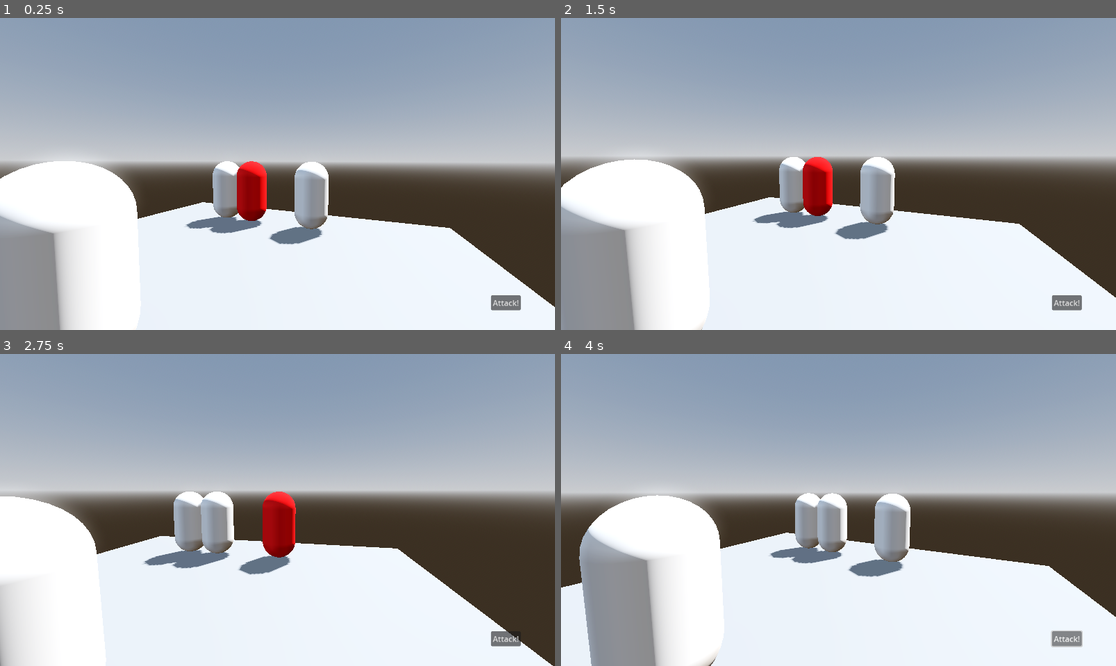
Above: before the commit, frames 1-4 (two rows, left to right).
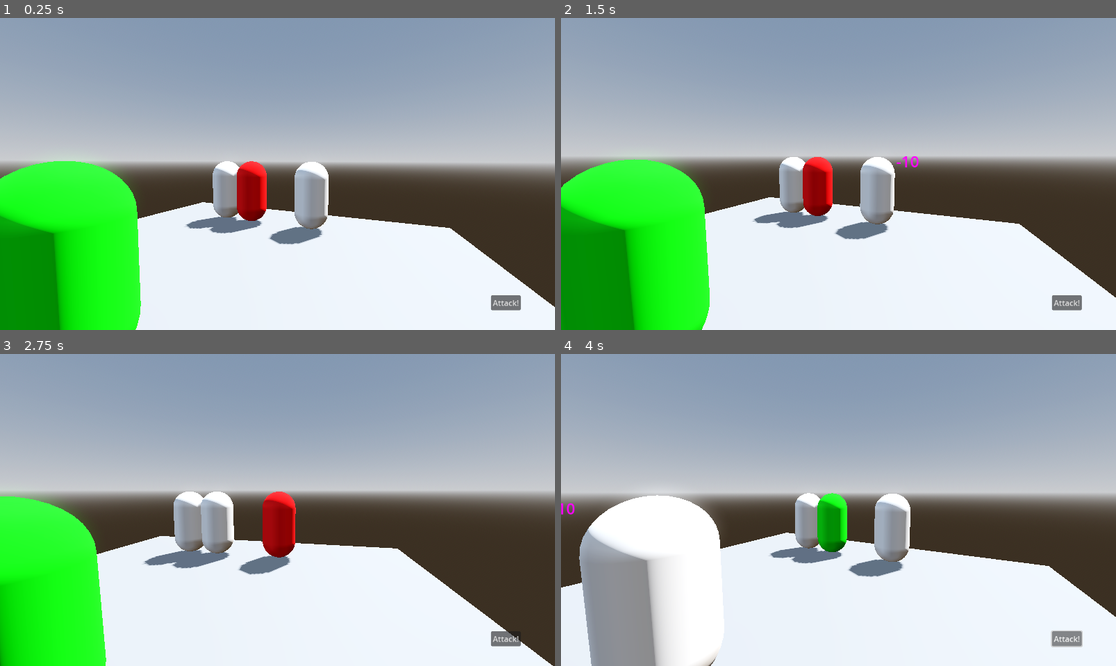
Above: after the commit, the same moments.

Repository: blazetbd/turnbaseddemo
Game: Godot game, scene res://world.tscn
Same seed, same stepped clock (60 frames per second), same inputs: the game is played once before the commit and once after it.
Inputs:
- Up to frame 1 (0.25 s): no input
- Up to frame 2 (1.5 s): hold D (right) 0.53-1.28 s; hold Space (confirm) 0.53-1.28 s; hold A (left) from 1.28 s (still down); tap Space (confirm) at 1.35 s
- Up to frame 3 (2.75 s): release A (left) at 2.03 s; hold D (right) from 2.03 s (still down); hold Space (confirm) from 2.03 s (still down)
- Up to frame 4 (4 s): release Space (confirm) at 2.78 s; tap Space (confirm) at 2.85 s; release D (right) at 3.5 s; click "Attack!" at 3.5 s

The runs differ from the first frame. In frame 1, 13% of the frame differs, in the area x 0-26%, y 45-100%; in frame 2, 14%, in the area x 0-65%, y 44-100%; in frame 3, 9.3%; in frame 4, 0.9%.

Commit message:
Add damage numbers

Diff:
--- a/turnbaseddemo/battle_template/battle_template.gd
+++ b/turnbaseddemo/battle_template/battle_template.gd
@@ -9,6 +9,7 @@
 var current_target_index: int = 0
 var current_target: Node3D = null
 var previous_target: Node3D = null
+var previous_unit: Node3D = null
 
 var attacking: bool = false
 
@@ -67,31 +68,37 @@
 
 
 func next_turn():
-	print("Next turn")
+	print("[DEBUG] Next turn")
 	if turn_queue.is_empty():
 		turn_queue = get_unit_order()
 
+	reset_all_unit_colors()
+
 	var camera_rig = $CameraRig
-	print("Queue: " + str(turn_queue))
+	print("[DEBUG] Queue: " + str(turn_queue))
 	current_unit = turn_queue.pop_front()
 	current_unit.take_turn()
 
 	if current_unit.team == "enemy":
 		toggle_color(previous_target, Color.WHITE)
+		toggle_color(current_unit, Color.GREEN)
+
 		camera_rig.target_to_look_at = current_unit
 		await attack(party[0])
 		end_current_turn()
 	else:
-		print("Player turn!")
+		print("[DEBUG] Player turn!")
 		camera_rig.global_position = current_unit.global_position
 		camera_rig.global_position.y += 2
 		camera_rig.global_position.x += 2
 		camera_rig.target_to_look_at = current_target
 		toggle_color(current_target, Color.RED)
+		toggle_color(current_unit, Color.GREEN)
 		previous_target = current_target
+		previous_unit = current_unit
 
 func end_current_turn():
-	print("End turn")
+	print("[DEBUG] End turn")
 	current_unit.end_turn()
 	next_turn()
 
@@ -99,7 +106,7 @@
 func get_unit_order():
 	var all_units = get_tree().get_nodes_in_group("characters")
 	all_units.sort_custom(func(a,b): return a.speed > b.speed)
-	print(all_units)
+	print("[DEBUG] " +  str(all_units))
 	return all_units
 
 
@@ -113,7 +120,7 @@
 	current_target_index = (current_target_index + direction) % enemies.size()
 	current_target = enemies[current_target_index]
 	toggle_color(current_target, Color.RED)
-	print(current_target)
+	print("[DEBUG] " + str(current_target))
 
 	var camera_rig = $CameraRig
 	camera_rig.target_to_look_at = current_target
@@ -130,7 +137,26 @@
 
 func attack(target) -> void:
 	attacking = true
+	show_damage_number(current_unit.attack, target.global_position + Vector3.UP * 2)
 	target.health -= current_unit.attack
 	print(target.team + ": " + str(target.health))
 	await get_tree().create_timer(3).timeout
 	attacking = false
+
+
+func show_damage_number(damage: int, world_position: Vector3):
+	var scene = load("res://ui/damage_number.tscn")
+	var num = scene.instantiate()
+
+	var camera := get_viewport().get_camera_3d()
+	var screen_pos = camera.unproject_position(world_position)
+
+	var ui := $Ui/DamageLayer  # or wherever you store the damage numbers
+	ui.add_child(num)
+	num.start(damage, screen_pos)
+
+
+func reset_all_unit_colors():
+	var all_units = get_tree().get_nodes_in_group("characters")
+	for unit in all_units:
+		toggle_color(unit, Color.WHITE)
--- a/turnbaseddemo/battle_template/battle_template.tscn
+++ b/turnbaseddemo/battle_template/battle_template.tscn
@@ -44,4 +44,6 @@
 
 [node name="Camera3D" type="Camera3D" parent="CameraRig/SpringArm3D"]
 
-[node name="Ui" parent="CameraRig/SpringArm3D/Camera3D" instance=ExtResource("3_1krds")]
+[node name="Ui" parent="." instance=ExtResource("3_1krds")]
+
+[editable path="Ui"]
--- /dev/null
+++ b/turnbaseddemo/ui/damage_number.gd
@@ -0,0 +1,29 @@
+extends Control
+
+@onready var label = $Label
+@export var speed = 50.0
+@export var duration = 1.0
+
+var direction: Vector2 = Vector2.ZERO
+var is_done := false
+
+func _ready() -> void:
+	randomize()
+	direction = Vector2(randf_range(-0.3, 0.3), -1.0).normalized()
+
+func start(damage_value: int, dmg_position: Vector2):
+	label.text = str(damage_value*-1)
+	global_position = dmg_position
+	$AnimationPlayer.play("show_damage")
+
+func _process(delta: float) -> void:
+	if is_done:
+		return
+
+	global_position += direction * speed * delta
+	speed = lerp(speed, 0.0, delta * 2)
+
+func _on_animation_player_animation_finished(anim_name: StringName) -> void:
+	if anim_name == "show_damage":
+		is_done = true
+		queue_free()
--- /dev/null
+++ b/turnbaseddemo/ui/damage_number.tscn
@@ -0,0 +1,65 @@
+[gd_scene load_steps=6 format=3 uid="uid://bor55tip87jve"]
+
+[ext_resource type="Script" uid="uid://l7rtgb67ka5q" path="res://ui/damage_number.gd" id="1_k1ckd"]
+
+[sub_resource type="LabelSettings" id="LabelSettings_k1ckd"]
+font_size = 32
+font_color = Color(1, 0, 1, 1)
+
+[sub_resource type="Animation" id="Animation_k1ckd"]
+resource_name = "show_damage"
+tracks/0/type = "value"
+tracks/0/imported = false
+tracks/0/enabled = true
+tracks/0/path = NodePath("Label:label_settings:font_size")
+tracks/0/interp = 1
+tracks/0/loop_wrap = true
+tracks/0/keys = {
+"times": PackedFloat32Array(0, 1),
+"transitions": PackedFloat32Array(1, 1),
+"update": 1,
+"values": [32, 60]
+}
+
+[sub_resource type="Animation" id="Animation_613vb"]
+length = 0.001
+tracks/0/type = "value"
+tracks/0/imported = false
+tracks/0/enabled = true
+tracks/0/path = NodePath("Label:label_settings:font_size")
+tracks/0/interp = 1
+tracks/0/loop_wrap = true
+tracks/0/keys = {
+"times": PackedFloat32Array(0),
+"transitions": PackedFloat32Array(1),
+"update": 1,
+"values": [32]
+}
+
+[sub_resource type="AnimationLibrary" id="AnimationLibrary_613vb"]
+_data = {
+&"RESET": SubResource("Animation_613vb"),
+&"show_damage": SubResource("Animation_k1ckd")
+}
+
+[node name="DamageNumber" type="Control"]
+layout_mode = 3
+anchors_preset = 15
+anchor_right = 1.0
+anchor_bottom = 1.0
+grow_horizontal = 2
+grow_vertical = 2
+script = ExtResource("1_k1ckd")
+
+[node name="Label" type="Label" parent="."]
+layout_mode = 0
+offset_right = 40.0
+offset_bottom = 23.0
+label_settings = SubResource("LabelSettings_k1ckd")
+
+[node name="AnimationPlayer" type="AnimationPlayer" parent="."]
+libraries = {
+&"": SubResource("AnimationLibrary_613vb")
+}
+
+[connection signal="animation_finished" from="AnimationPlayer" to="." method="_on_animation_player_animation_finished"]
--- a/turnbaseddemo/ui/ui.tscn
+++ b/turnbaseddemo/ui/ui.tscn
@@ -1,15 +1,8 @@
 [gd_scene format=3 uid="uid://b0hue7n26b316"]
 
-[node name="Ui" type="Control"]
-layout_mode = 3
-anchors_preset = 15
-anchor_right = 1.0
-anchor_bottom = 1.0
-grow_horizontal = 2
-grow_vertical = 2
+[node name="Ui" type="CanvasLayer"]
 
 [node name="Button" type="Button" parent="."]
-layout_mode = 1
 anchors_preset = 3
 anchor_left = 1.0
 anchor_top = 1.0
@@ -22,3 +15,9 @@
 grow_horizontal = 0
 grow_vertical = 0
 text = "Attack!"
+
+[node name="DamageLayer" type="Control" parent="."]
+layout_mode = 3
+anchors_preset = 0
+offset_right = 40.0
+offset_bottom = 40.0
Not shown, added: turnbaseddemo/ui/damage_number.gd.uid
